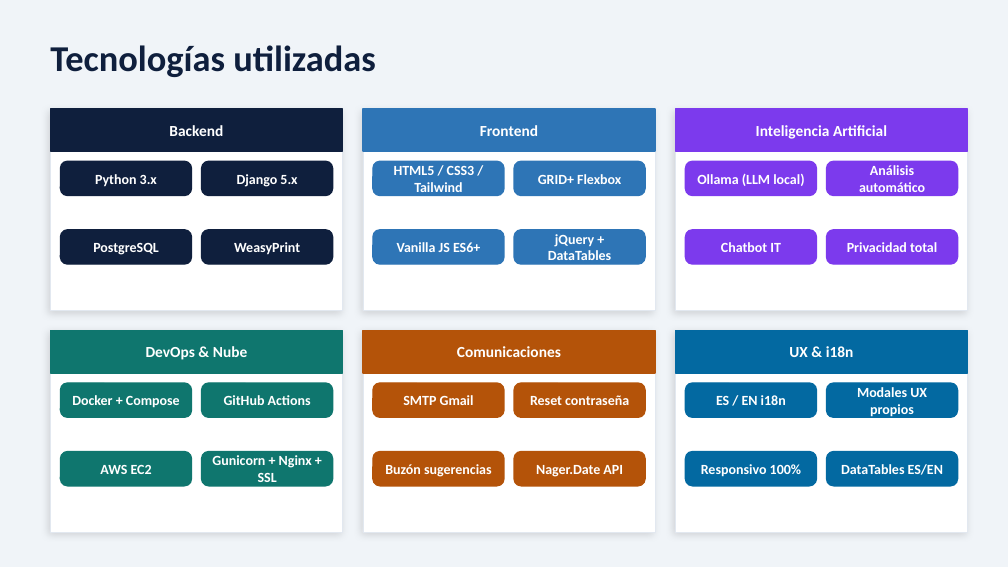
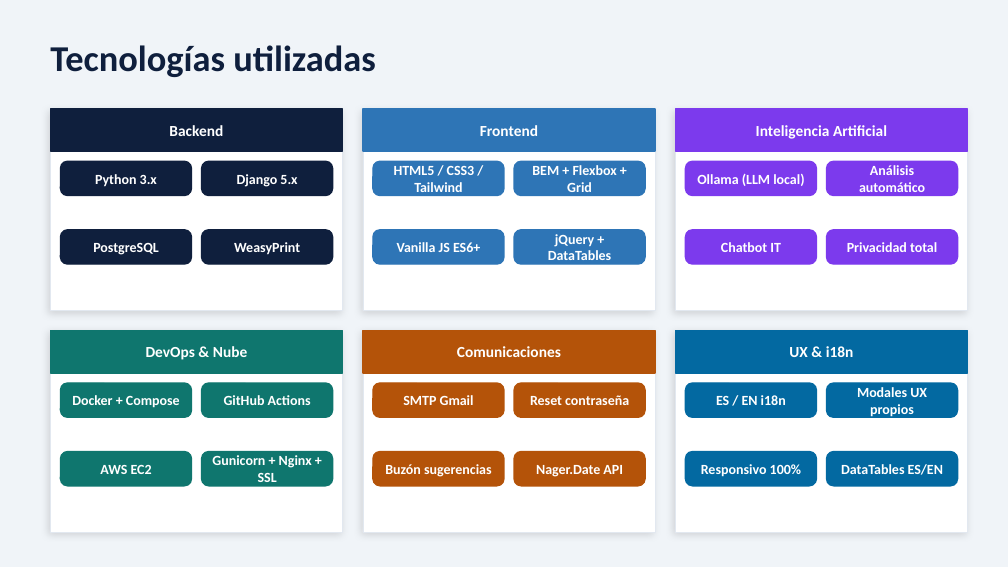
Before and after one commit to imartor99/IMTracker-ProyectoINTEGRADO-IgnacioMT, a slide deck: slide 13 of docs_requerida/IMTracker_Presentacion.odp. Drawn at 1008x567 pixels with LibreOffice and Linux fonts; fonts in the diff are those of the drawing. Boxes give left, top, right and bottom in pixels: in the first picture for what was removed or moved away, otherwise in the second. Text is boxed around its words. In the diff, an @@ line names an element or a change of style, - is before the commit and + after.

```diff
--- a/docs_requerida/IMTracker_Presentacion.odp
+++ b/docs_requerida/IMTracker_Presentacion.odp
@@ text at <box>532,165,617,192</box>: text changed @@
-GRID+ Flexbox
+BEM + Flexbox + Grid
```
Also in this commit, not shown: 16 other slides changed, 2 slides added, 2 other files.
